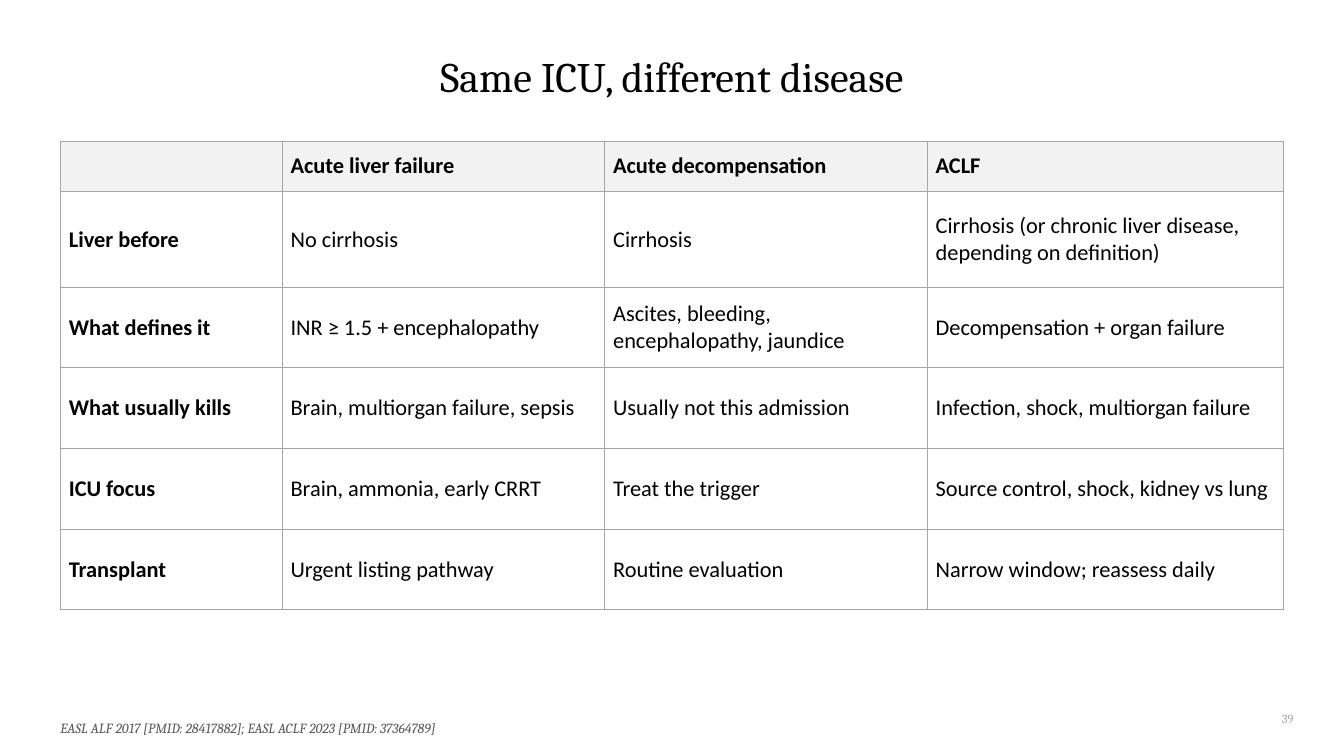
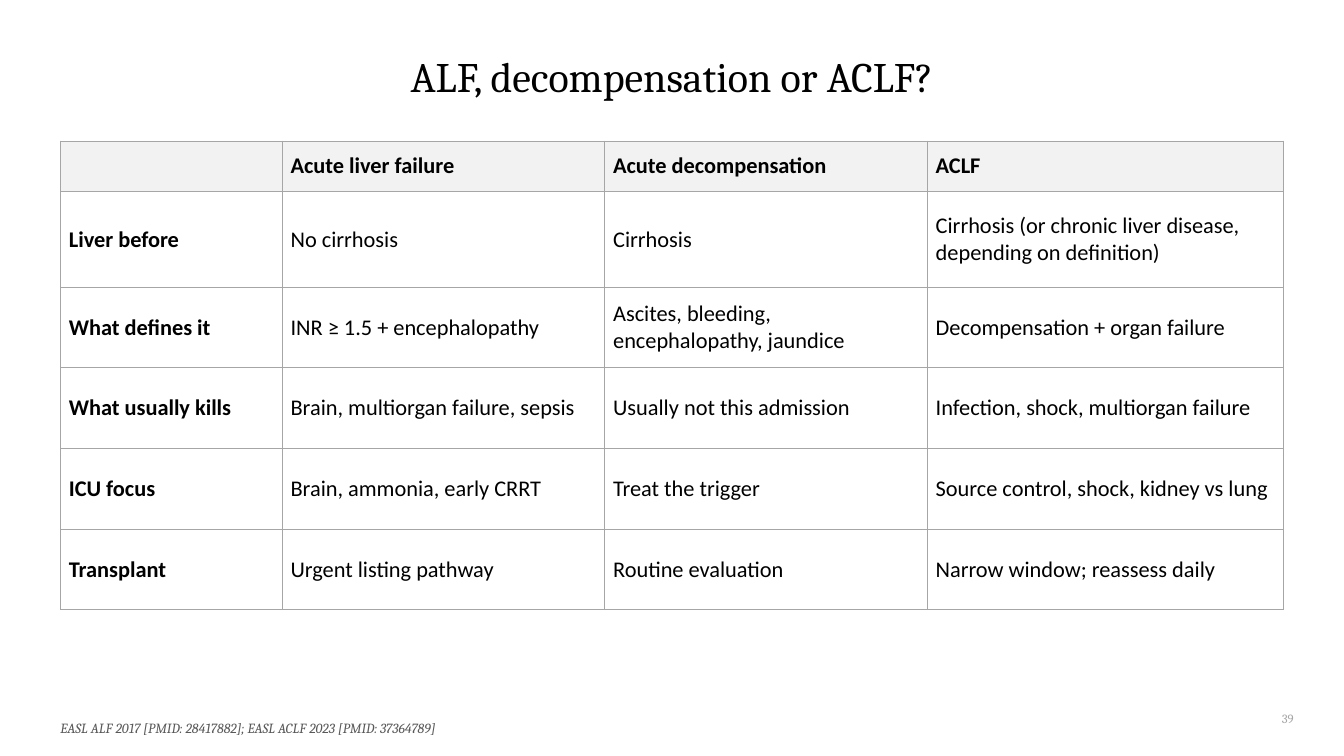
Before and after one commit to qaddodi/mohammad-almeqdadi-lectures, a slide deck: slide 39 of lectures/acute-liver-failure-aclf-in-icu/ALF and ACLF in the ICU.pptx. Drawn at 1344x756 pixels with LibreOffice and Linux fonts; fonts in the diff are those of the drawing. Boxes give left, top, right and bottom in pixels: in the first picture for what was removed or moved away, otherwise in the second. Text is boxed around its words. In the diff, an @@ line names an element or a change of style, - is before the commit and + after.

```diff
--- a/lectures/acute-liver-failure-aclf-in-icu/ALF and ACLF in the ICU.pptx
+++ b/lectures/acute-liver-failure-aclf-in-icu/ALF and ACLF in the ICU.pptx
@@ title at bbox=[411, 62, 933, 101]: text changed @@
-Same ICU, different disease
+ALF, decompensation or ACLF?
```
Also in this commit, not shown: 12 other slides changed, 1 other file.
